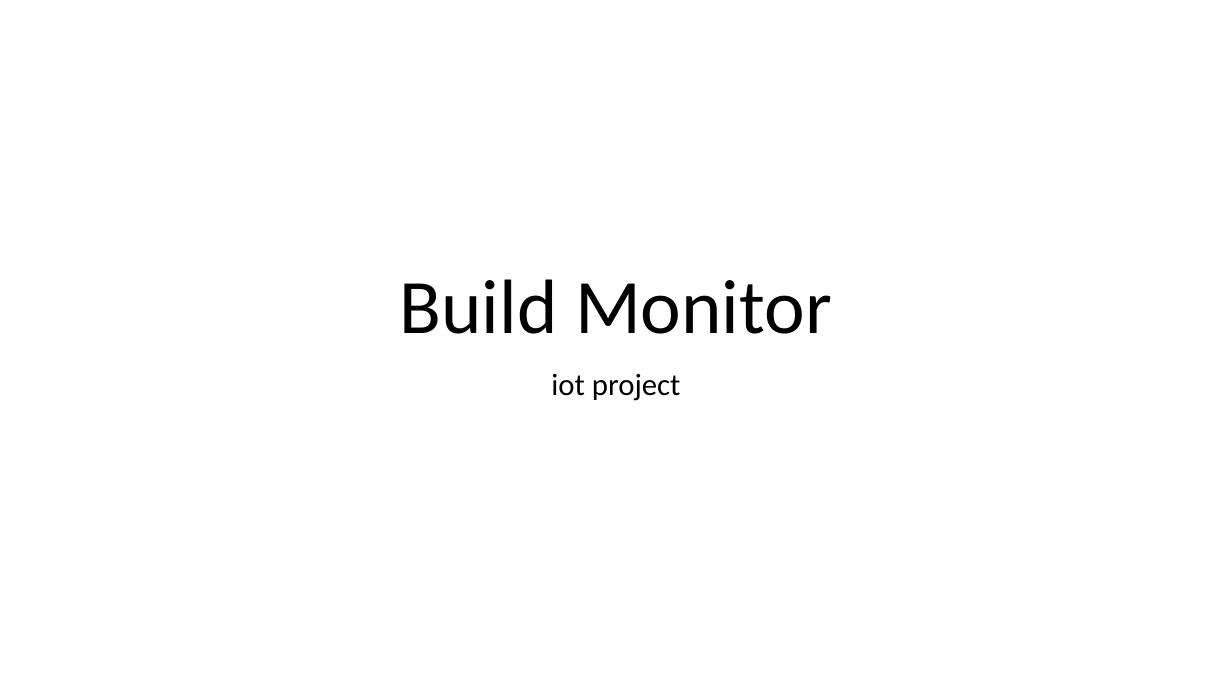
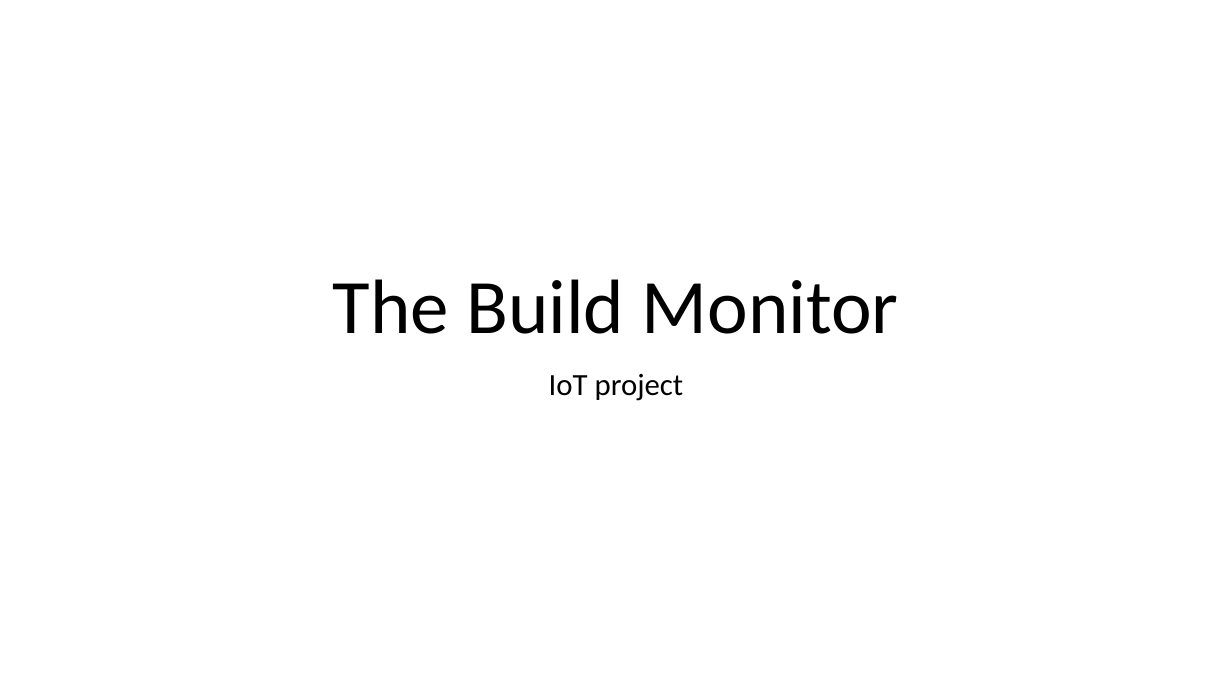
Before and after one commit to fhnw-iot-4ia/iot-project-build-monitor, a slide deck: slide 1 of Documentation/build-monitor-presentation.pptx. Drawn at 1232x693 pixels with LibreOffice and Linux fonts; fonts in the diff are those of the drawing. Boxes give left, top, right and bottom in pixels: in the first picture for what was removed or moved away, otherwise in the second. Text is boxed around its words. In the diff, an @@ line names an element or a change of style, - is before the commit and + after.

```diff
--- a/Documentation/build-monitor-presentation.pptx
+++ b/Documentation/build-monitor-presentation.pptx
@@ title at (x1=333, y1=279, x2=899, y2=334): text changed @@
-Build Monitor
+The Build Monitor
@@ subtitle at (x1=549, y1=374, x2=684, y2=401): text changed @@
-iot project
+IoT project
```
Also in this commit, not shown: 2 other slides changed.
